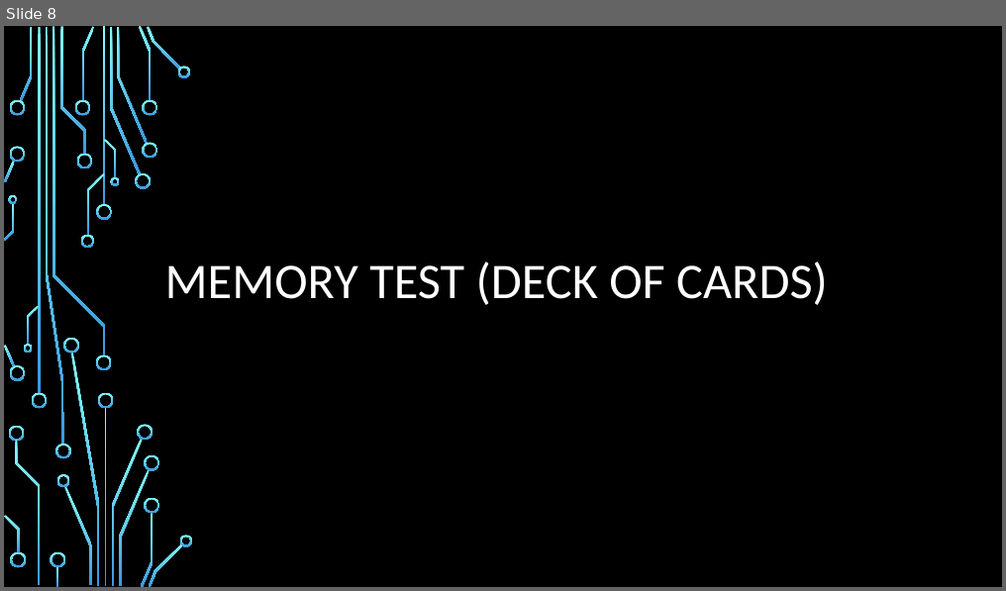
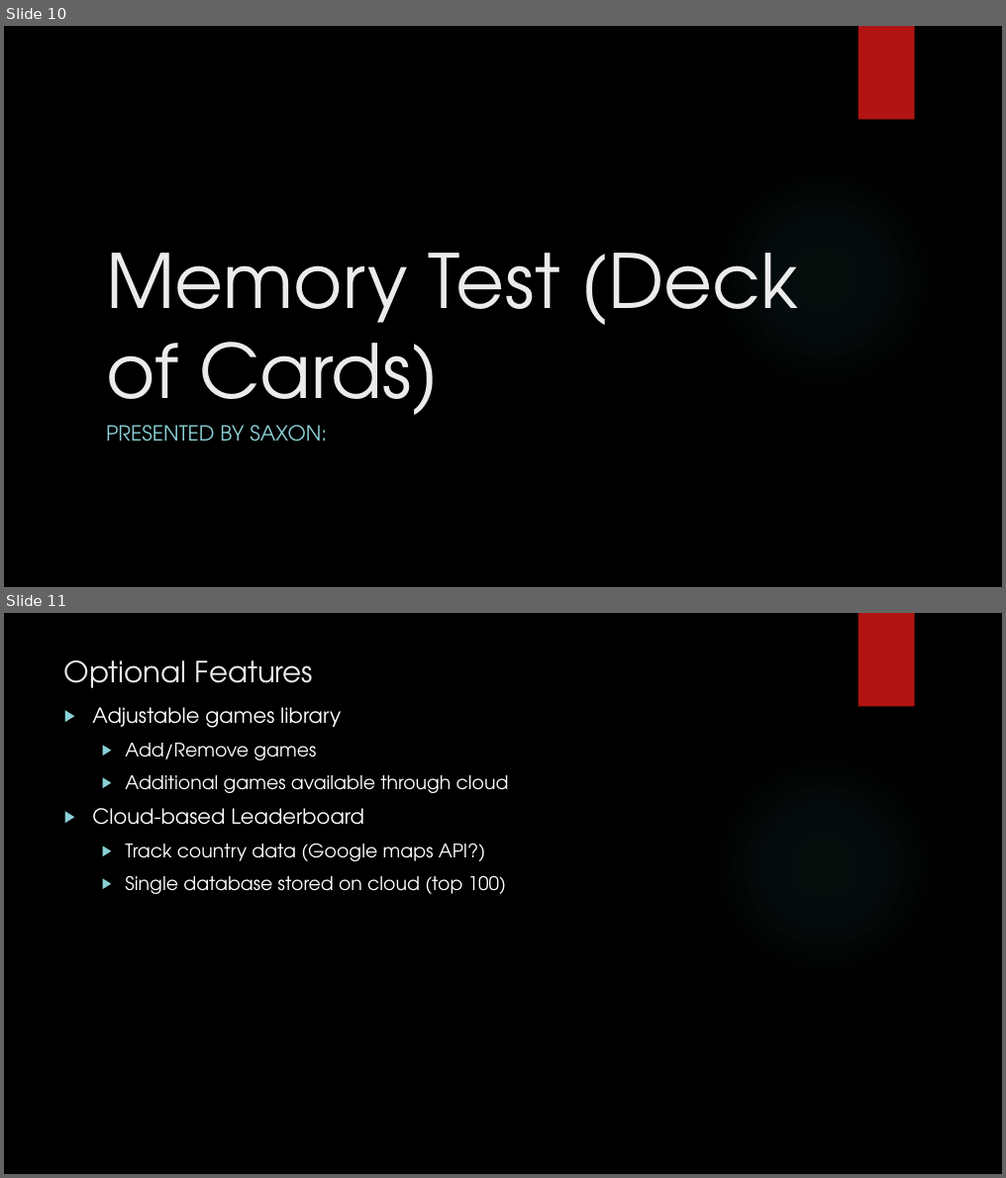
Before and after one commit to IgnitionOrk/SCaR_Arcade, a slide deck: SCaRArcade.pptx. Shown one above the other, each under a label of ours: slide 8 before the commit, slides 10 and 11 after it. The pictures are 1006x591 and 1006x1178 pixels, drawn with LibreOffice and Linux fonts; fonts in the diff are those of the drawing; background and template pictures are left out. Boxes give left, top, right and bottom in pixels: in the first picture for what was removed or moved away, otherwise in the second. Text is boxed around its words. In the diff, an @@ line names an element or a change of style, - is before the commit and + after.

```diff
--- a/SCaRArcade.pptx
+++ b/SCaRArcade.pptx
@@ slide 11 added at [4,613,1002,1174], background picture (left out); not listed: 2 template elements that a slide beside it also shows @@
@@ title added at [64,661,314,688], 28 pt, text #EBEBEB @@
+Optional Features
@@ text added at [92,707,509,894], 18 pt, text #FFFFFF @@
+▶ Adjustable games library
+  ▶ Add/Remove games
+  ▶ Additional games available through cloud
+▶ Cloud-based Leaderboard
+  ▶ Track country data (Google maps API?)
+  ▶ Single database stored on cloud (top 100)
@@ what was slide 8 is now slide 10 @@
@@ slide 10 changed as well @@
@@ rectangle added at [858,26,915,120], fill #B01513 @@
@@ ellipse added at [709,163,939,393], fill gradient #50B9C1 @@
@@ title at [106,253,799,432]: text changed; size 48 to 72 pt; font Calibri to TeX Gyre Adventor; text colour #FFFFFF to #EBEBEB @@
-MEMORY TEST (DECK OF CARDS)
+Memory Test (Deck of Cards)
@@ subtitle added at [106,425,327,442], 20 pt, text #8AD0D6 @@
+PRESENTED BY SAXON:
@@ group removed at [4,26,193,587]: 50 freeform shapes, 4 rectangles @@
```
Also in this commit, not shown: 7 other slides changed, 3 other slides added, 3 slides removed.
